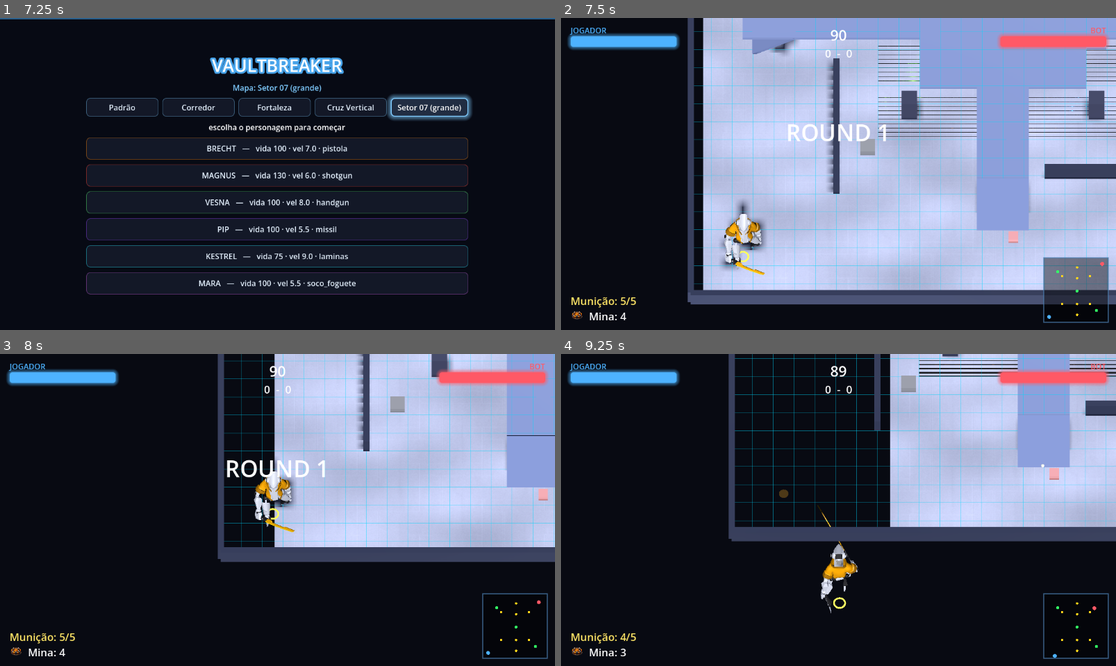
Above: before the commit, frames 1-4 (two rows, left to right).
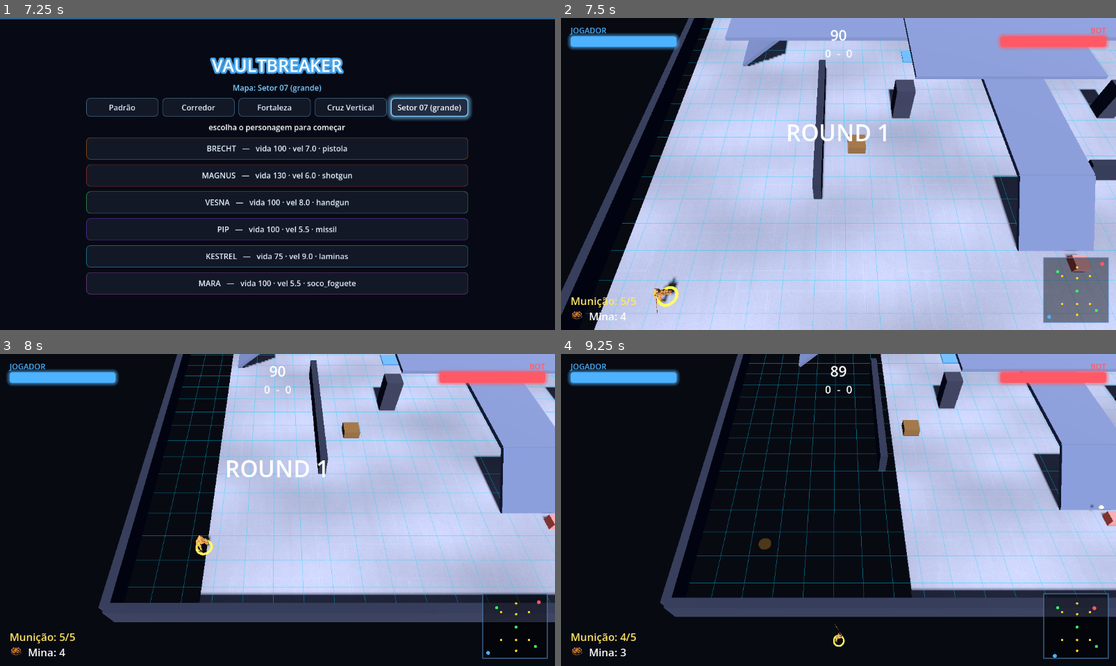
Above: after the commit, the same moments.

Repository: Philipe91/GamePh
Game: Godot game, scene res://scenes/ui/titulo.tscn
The game is run twice, just before and just after one commit, with the same random seed, the same clock (stepped at 60 frames per second) and the same inputs.
Inputs (mouse positions are in pixels of both pictures, inside the frame that each line leads up to):
- Up to frame 1 (7.25 s): click "Normal" at 0.5 s; click "Normal" at 1.25 s; click "STORY (campanha)" at 2 s; click "Missão 1 — Treinamento" at 2.75 s; click "Padrão" at 3.5 s; click "Corredor" at 4.25 s; click "Fortaleza" at 5 s; click "Cruz Vertical" at 5.75 s; click "Setor 07 (grande)" at 6.5 s
- Up to frame 2 (7.5 s): click "BRECHT — vida 100 · vel 7.0 ·…" at 7.25 s
- Up to frame 3 (8 s): no input
- Up to frame 4 (9.25 s): tap Enter (ui_accept) at 8, 8.27, 9.02 s; move the mouse to (960, 494) at 8.02 s; hold D 8.03-8.78 s; tap Space at 8.1 s; click (960, 494) at 8.17 s; move the mouse to (727, 525) at 8.77 s; hold S from 8.78 s (still down); tap F at 8.85 s

Frame 1 is identical in both runs. In frame 2, 41% of the frame differs, in the area x 0-100%, y 0-100%; in frame 3, 35%; in frame 4, 31%.

Commit message:
Remake visual passe 1: camera perspectiva 55° com clamp, chao xadrez MultiMesh + paredes com colisao, personagens auto-escala + tinta de time, caixas com material, fumaca na explosao (plano em docs/PLANO_REMAKE_VISUAL.md)
Co-Authored-By: Claude Fable 5 <noreply@anthropic.com>
Claude-Session: https://claude.ai/code/session_018YprFUPovhFNNE4wmaDBfd

Diff:
--- a/scenes/arena/arena.gd
+++ b/scenes/arena/arena.gd
@@ -20,6 +20,13 @@
 ## Câmera que segue o player em mapas grandes (estilo Trap Gunner).
 var _seguir_camera: bool = false
 var _cam_offset: Vector3 = Vector3.ZERO
+## Limites (±x, ±z) do foco da câmera, pra não mostrar o vazio além das paredes.
+var _cam_limite: Vector2 = Vector2(1.0e9, 1.0e9)
+
+## Câmera estilo Trap Gunner: perspectiva inclinada (~55°) mostrando boa parte do mapa.
+const CAM_FOV: float = 50.0
+const CAM_DIST: float = 26.0
+const CAM_TILT_GRAUS: float = 55.0
 
 
 func _ready() -> void:
@@ -53,7 +60,7 @@
 	var caminho_mapa := GameManager.mapa if GameManager.mapa != "" else "res://resources/mapas/padrao.tres"
 	var mapa: Resource = load(caminho_mapa)
 	GridManager.configurar_mapa(mapa)
-	_desenhar_grid()
+	_montar_visual_mapa(mapa)   # chão xadrez + paredes + câmera (estilo Trap Gunner)
 	if mapa.vertical:
 		player.gravidade_ativa = true
 		_montar_estruturas(mapa)   # chão, paredes, pontes, rampas (3D com colisão)
@@ -80,12 +87,6 @@
 	# Modo normal de jogo: liga a HUD e inicia a partida (rounds + regras de vitória).
 	_mapa = mapa
 	_oponente = oponente
-	# Câmera segue o player em mapas grandes (Trap Gunner). Offset = pose inicial da câmera.
-	if mapa.get("camera_segue"):
-		var cam := get_node_or_null("Camera3D") as Camera3D
-		if cam != null:
-			_cam_offset = cam.position
-			_seguir_camera = true
 	$HUD.configurar(player, oponente)
 	for c in mapa.vaults:
 		_colocar_vault(c)                           # Vaults do mapa (GDD 8)
@@ -182,15 +183,118 @@
 		mat.albedo_color = cor
 
 
-## Câmera segue o player em XZ (mantendo o ângulo/altura 2.5D), com suavização.
+## Câmera segue o player em XZ (mantendo o ângulo), com suavização e clamp nas bordas
+## do mapa (não mostra o vazio além das paredes — leitura limpa, estilo Trap Gunner).
 func _seguir_player(delta: float) -> void:
 	if not _seguir_camera or player == null or not is_instance_valid(player):
 		return
 	var cam := get_node_or_null("Camera3D") as Camera3D
 	if cam == null:
 		return
-	var alvo := Vector3(player.global_position.x, 0.0, player.global_position.z) + _cam_offset
+	var foco := Vector3(player.global_position.x, 0.0, player.global_position.z)
+	foco.x = clampf(foco.x, -_cam_limite.x, _cam_limite.x)
+	foco.z = clampf(foco.z, -_cam_limite.y, _cam_limite.y)
+	var alvo := foco + _cam_offset
 	cam.global_position = cam.global_position.lerp(alvo, 1.0 - exp(-delta * 6.0))
+
+
+# ──────────────── Visual do mapa (estilo Trap Gunner — ver PLANO_REMAKE_VISUAL) ────────────────
+
+## Monta o visual de um mapa plano: chão xadrez cobrindo EXATAMENTE o grid, paredes com
+## colisão no perímetro e a câmera perspectiva inclinada. Mapas verticais mantêm as
+## estruturas próprias (chão texturizado) e só ganham a câmera.
+func _montar_visual_mapa(mapa: Resource) -> void:
+	_configurar_camera()
+	var chao_antigo := get_node_or_null("Chao")
+	if chao_antigo != null:
+		chao_antigo.visible = false        # o plano fixo 24×24 não serve pra mapa por dados
+	var linhas := get_node_or_null("LinhasGrid")
+	if linhas != null:
+		linhas.queue_free()                # o xadrez JÁ marca o grid (sem linhas neon)
+	if mapa.vertical:
+		_desenhar_grid()                   # mapas verticais: estruturas próprias + linhas
+		return
+	_montar_chao_tiles(mapa)
+	_montar_paredes()
+
+
+## Chão em PLACAS por tile (duas cores alternadas — leitura de grid imediata, cara de
+## Trap Gunner). MultiMesh: 2 draw calls pro chão inteiro, qualquer tamanho de mapa.
+func _montar_chao_tiles(mapa: Resource) -> void:
+	var antigo := get_node_or_null("ChaoTiles")
+	if antigo != null:
+		antigo.queue_free()
+	var raiz := Node3D.new()
+	raiz.name = "ChaoTiles"
+	add_child(raiz)
+	var ts := GridManager.TAMANHO_TILE
+	var box := BoxMesh.new()
+	box.size = Vector3(ts * 0.97, 0.14, ts * 0.97)   # fresta escura entre placas = grid
+	# Tema do mapa (se o .tres definir cores, usa; senão o metal frio padrão).
+	var cor_a: Color = mapa.get("cor_tile_a") if mapa.get("cor_tile_a") != null else Color(0.34, 0.36, 0.42)
+	var cor_b: Color = mapa.get("cor_tile_b") if mapa.get("cor_tile_b") != null else Color(0.25, 0.27, 0.33)
+	var cores := [cor_a, cor_b]
+	# Junta as transforms por paridade (xadrez) e cria um MultiMesh por cor.
+	var por_cor: Array = [[], []]
+	for x in range(GridManager.LARGURA):
+		for y in range(GridManager.ALTURA):
+			var p := GridManager.grid_to_world(Vector2i(x, y))
+			var t := Transform3D(Basis.IDENTITY, Vector3(p.x, -0.07, p.z))  # topo em y=0
+			por_cor[(x + y) % 2].append(t)
+	for ci in 2:
+		var mm := MultiMesh.new()
+		mm.transform_format = MultiMesh.TRANSFORM_3D
+		mm.mesh = box
+		mm.instance_count = por_cor[ci].size()
+		for i in por_cor[ci].size():
+			mm.set_instance_transform(i, por_cor[ci][i])
+		var mmi := MultiMeshInstance3D.new()
+		mmi.multimesh = mm
+		var mat := StandardMaterial3D.new()
+		mat.albedo_color = cores[ci]
+		mat.roughness = 0.85
+		mat.metallic = 0.15
+		mmi.material_override = mat
+		raiz.add_child(mmi)
+
+
+## Paredes com colisão no perímetro do grid: seguram os personagens DENTRO da arena
+## (antes dava pra andar pro vazio infinito) e fecham a leitura do mapa.
+func _montar_paredes() -> void:
+	var ts := GridManager.TAMANHO_TILE
+	var w := float(GridManager.LARGURA) * ts
+	var h := float(GridManager.ALTURA) * ts
+	var alt := 1.1
+	var esp := 0.6
+	var cor := Color(0.16, 0.17, 0.22)
+	_caixa_solida(Vector3(0.0, alt * 0.5, -h * 0.5 - esp * 0.5), Vector3(w + esp * 2.0, alt, esp), cor)
+	_caixa_solida(Vector3(0.0, alt * 0.5, h * 0.5 + esp * 0.5), Vector3(w + esp * 2.0, alt, esp), cor)
+	_caixa_solida(Vector3(-w * 0.5 - esp * 0.5, alt * 0.5, 0.0), Vector3(esp, alt, h + esp * 2.0), cor)
+	_caixa_solida(Vector3(w * 0.5 + esp * 0.5, alt * 0.5, 0.0), Vector3(esp, alt, h + esp * 2.0), cor)
+
+
+## Câmera Trap Gunner: perspectiva, inclinada ~55°, seguindo o player com clamp.
+func _configurar_camera() -> void:
+	var cam := get_node_or_null("Camera3D") as Camera3D
+	if cam == null:
+		return
+	cam.projection = Camera3D.PROJECTION_PERSPECTIVE
+	cam.fov = CAM_FOV
+	var tilt := deg_to_rad(CAM_TILT_GRAUS)
+	_cam_offset = Vector3(0.0, sin(tilt), cos(tilt)) * CAM_DIST
+	cam.rotation_degrees = Vector3(-CAM_TILT_GRAUS, 0.0, 0.0)
+	# Clamp do foco: quanto o mapa é maior que o enquadramento, deixa a câmera passear.
+	var ts := GridManager.TAMANHO_TILE
+	var w := float(GridManager.LARGURA) * ts
+	var h := float(GridManager.ALTURA) * ts
+	_cam_limite = Vector2(maxf(0.0, w * 0.5 - 10.0), maxf(0.0, h * 0.5 - 8.0))
+	var foco := Vector3.ZERO
+	if player != null and is_instance_valid(player):
+		foco = Vector3(player.global_position.x, 0.0, player.global_position.z)
+	foco.x = clampf(foco.x, -_cam_limite.x, _cam_limite.x)
+	foco.z = clampf(foco.z, -_cam_limite.y, _cam_limite.y)
+	cam.position = foco + _cam_offset
+	_seguir_camera = true
 
 
 ## Aplica `assets/sprites/chao.png` como textura do chão (tileada), se o arquivo existir.
--- a/scenes/arena/explosao_fx.gd
+++ b/scenes/arena/explosao_fx.gd
@@ -11,10 +11,17 @@
 func _ready() -> void:
 	add_to_group("fx")
 	emitting = true
+	# Fumaça espessa subindo (marca das explosões do Trap Gunner original).
+	var fumaca := get_node_or_null("Fumaca") as CPUParticles3D
+	if fumaca != null:
+		fumaca.emitting = true
 	# Flash: a luz nasce forte e morre rápido (tween independente do fluxo abaixo).
 	if luz != null:
 		var tw := create_tween()
 		tw.tween_property(luz, "light_energy", 0.0, 0.4) \
 			.set_trans(Tween.TRANS_CUBIC).set_ease(Tween.EASE_OUT)
-	await get_tree().create_timer(lifetime + 0.3).timeout
+	var dur := lifetime
+	if fumaca != null:
+		dur = maxf(dur, fumaca.lifetime)
+	await get_tree().create_timer(dur + 0.3).timeout
 	queue_free()
--- a/scenes/arena/explosao_fx.tscn
+++ b/scenes/arena/explosao_fx.tscn
@@ -1,10 +1,14 @@
-[gd_scene load_steps=3 format=3 uid="uid://bexplfx000001"]
+[gd_scene load_steps=4 format=3 uid="uid://bexplfx000001"]
 
 [ext_resource type="Script" path="res://scenes/arena/explosao_fx.gd" id="1"]
 
 [sub_resource type="SphereMesh" id="Mesh_fx"]
 radius = 0.12
 height = 0.24
+
+[sub_resource type="SphereMesh" id="Mesh_fumaca"]
+radius = 0.3
+height = 0.6
 
 [node name="explosao_fx" type="CPUParticles3D"]
 script = ExtResource("1")
@@ -21,6 +25,22 @@
 initial_velocity_max = 6.5
 color = Color(1, 0.7, 0.2, 1)
 
+[node name="Fumaca" type="CPUParticles3D" parent="."]
+emitting = false
+amount = 14
+lifetime = 1.1
+one_shot = true
+explosiveness = 0.7
+mesh = SubResource("Mesh_fumaca")
+direction = Vector3(0, 1, 0)
+spread = 70.0
+gravity = Vector3(0, 1.2, 0)
+initial_velocity_min = 1.0
+initial_velocity_max = 2.6
+scale_amount_min = 1.0
+scale_amount_max = 2.2
+color = Color(0.35, 0.35, 0.38, 0.7)
+
 [node name="Luz" type="OmniLight3D" parent="."]
 transform = Transform3D(1, 0, 0, 0, 1, 0, 0, 0, 1, 0, 0.8, 0)
 light_color = Color(1, 0.75, 0.35, 1)
--- a/scenes/characters/combatente.gd
+++ b/scenes/characters/combatente.gd
@@ -102,7 +102,9 @@
 
 ## Modelo placeholder padrão (Kenney) usado em JOGO até cada personagem ter o seu próprio.
 const MODELO_PADRAO_PATH := "res://assets/models/kenney/Character/Character.gltf"
-const ESCALA_PADRAO := 6.5
+## Altura-alvo do personagem em mundo (~1 tile de largura de ombros). O modelo padrão é
+## auto-ajustado pra esta altura pelo AABB — 6.5 fixo deixava o boneco com 2+ tiles.
+const ALTURA_MODELO_ALVO := 1.9
 const OFFSET_PADRAO := -1.0
 
 ## Troca a cápsula pelo modelo 3D. Usa o modelo do personagem (StatsPersonagem) se houver;
@@ -114,7 +116,7 @@
 		antigo.queue_free()
 	var malha := get_node_or_null("Malha")
 	var cena: PackedScene = null
-	var escala := ESCALA_PADRAO
+	var escala := 0.0               # 0 = auto-ajustar pela AABB (modelo padrão)
 	var rot := 0.0
 	var offset := OFFSET_PADRAO
 	if stats != null and stats.cena_modelo != null:
@@ -134,10 +136,41 @@
 	var m: Node3D = cena.instantiate()
 	m.name = "Modelo"
 	add_child(m)
+	if escala <= 0.0:
+		# Auto-fit: mede a AABB crua do modelo e escala pra ALTURA_MODELO_ALVO.
+		var alt := _altura_aabb(m)
+		escala = (ALTURA_MODELO_ALVO / alt) if alt > 0.01 else 1.0
 	m.scale = Vector3.ONE * escala
 	m.rotation.y = deg_to_rad(rot)
 	m.position.y = offset           # pivot nos pés -> desce pro chão
+	_tingir_modelo(m)               # cor chapada do TIME (leitura imediata, look PS1)
 	_montar_anel_time()
+
+
+## Altura combinada (eixo Y) das malhas de um modelo, no espaço local dele.
+func _altura_aabb(no: Node) -> float:
+	var minimo := 1.0e9
+	var maximo := -1.0e9
+	for filho in no.find_children("*", "MeshInstance3D", true, false):
+		var mi := filho as MeshInstance3D
+		if mi.mesh == null:
+			continue
+		var ab := mi.get_aabb()
+		minimo = minf(minimo, ab.position.y)
+		maximo = maxf(maximo, ab.position.y + ab.size.y)
+	return maxf(0.0, maximo - minimo)
+
+
+## Pinta o modelo inteiro com a cor do time (material chapado): P1 azul, P2 vermelho.
+## Resolve o print do playtest onde os DOIS eram o mesmo boneco amarelo.
+func _tingir_modelo(m: Node3D) -> void:
+	var cor := _cor_time()
+	var mat := StandardMaterial3D.new()
+	mat.albedo_color = cor.lerp(Color.WHITE, 0.25)
+	mat.roughness = 0.7
+	mat.metallic = 0.05
+	for filho in m.find_children("*", "MeshInstance3D", true, false):
+		(filho as MeshInstance3D).material_override = mat
 
 
 func _modo_teste() -> bool:
--- a/scenes/field_traps/caixa.gd
+++ b/scenes/field_traps/caixa.gd
@@ -18,6 +18,13 @@
 
 func _ready() -> void:
 	add_to_group("destrutiveis")
+	# Cara de objeto (não de quadrado de UI): madeira pra Obstacle, vermelho pra Bomb Box.
+	var mi := get_node_or_null("Malha") as MeshInstance3D
+	if mi != null:
+		var mat := StandardMaterial3D.new()
+		mat.albedo_color = Color(0.72, 0.22, 0.16) if tipo == "bomba" else Color(0.58, 0.42, 0.24)
+		mat.roughness = 0.9
+		mi.material_override = mat
 
 
 ## Sofre dano (projétil/explosão). `tipo_dano` ignorado; quebra ao zerar a vida.
--- a/scripts/dev_arena.gd
+++ b/scripts/dev_arena.gd
@@ -980,10 +980,7 @@
 	player.gravidade_ativa = true
 	bot.gravidade_ativa = true
 	arena._montar_estruturas(mapa)
-	var cam := arena.get_node_or_null("Camera3D") as Camera3D
-	if cam != null:
-		arena._cam_offset = cam.position
-		arena._seguir_camera = true
+	arena._configurar_camera()
 	await get_tree().physics_frame
 	player.global_position = Vector3(-12.0, 1.0, 14.0)
 	bot.global_position = Vector3(8.0, 1.0, 10.0)
@@ -1012,14 +1009,10 @@
 	player.set_physics_process(false)
 	var mapa: Resource = load("res://resources/mapas/padrao.tres")
 	GridManager.configurar_mapa(mapa)
-	arena._desenhar_grid()
+	arena._montar_visual_mapa(mapa)   # chão xadrez + paredes + câmera Trap Gunner
 	for c in mapa.vaults:
 		arena._colocar_vault(c)
 	arena._colocar_field_traps(mapa)
-	var cam := arena.get_node_or_null("Camera3D") as Camera3D
-	if cam != null:
-		arena._cam_offset = cam.position
-		arena._seguir_camera = true
 	await get_tree().physics_frame
 	player.global_position = GridManager.grid_to_world(Vector2i(9, 12))
 	player.global_position.y = 1.0
@@ -1088,7 +1081,7 @@
 	player.set_physics_process(false)
 	var mapa: Resource = preload("res://resources/mapas/padrao.tres")
 	GridManager.configurar_mapa(mapa)
-	arena._desenhar_grid()
+	arena._montar_visual_mapa(mapa)
 	await get_tree().physics_frame
 	player.global_position = GridManager.grid_to_world(mapa.spawn_jogador)
 	player.global_position.y = 1.0
--- a/scripts/stats_mapa.gd
+++ b/scripts/stats_mapa.gd
@@ -26,6 +26,10 @@
 ## pequenos que cabem inteiros na tela).
 @export var camera_segue: bool = false
 
+## Tema do chão xadrez (duas cores alternadas de placa) — identidade visual por mapa.
+@export var cor_tile_a: Color = Color(0.34, 0.36, 0.42)
+@export var cor_tile_b: Color = Color(0.25, 0.27, 0.33)
+
 ## Mapa vertical (com altura): liga gravidade nos personagens e monta as estruturas 3D.
 @export var vertical: bool = false
 ## Estruturas 3D (Fase 6+): lista de Dictionaries. Tipos: "chao", "parede", "pilar"
Binary file added: fei demais.png
Not shown, added: docs/PLANO_REMAKE_VISUAL.md
